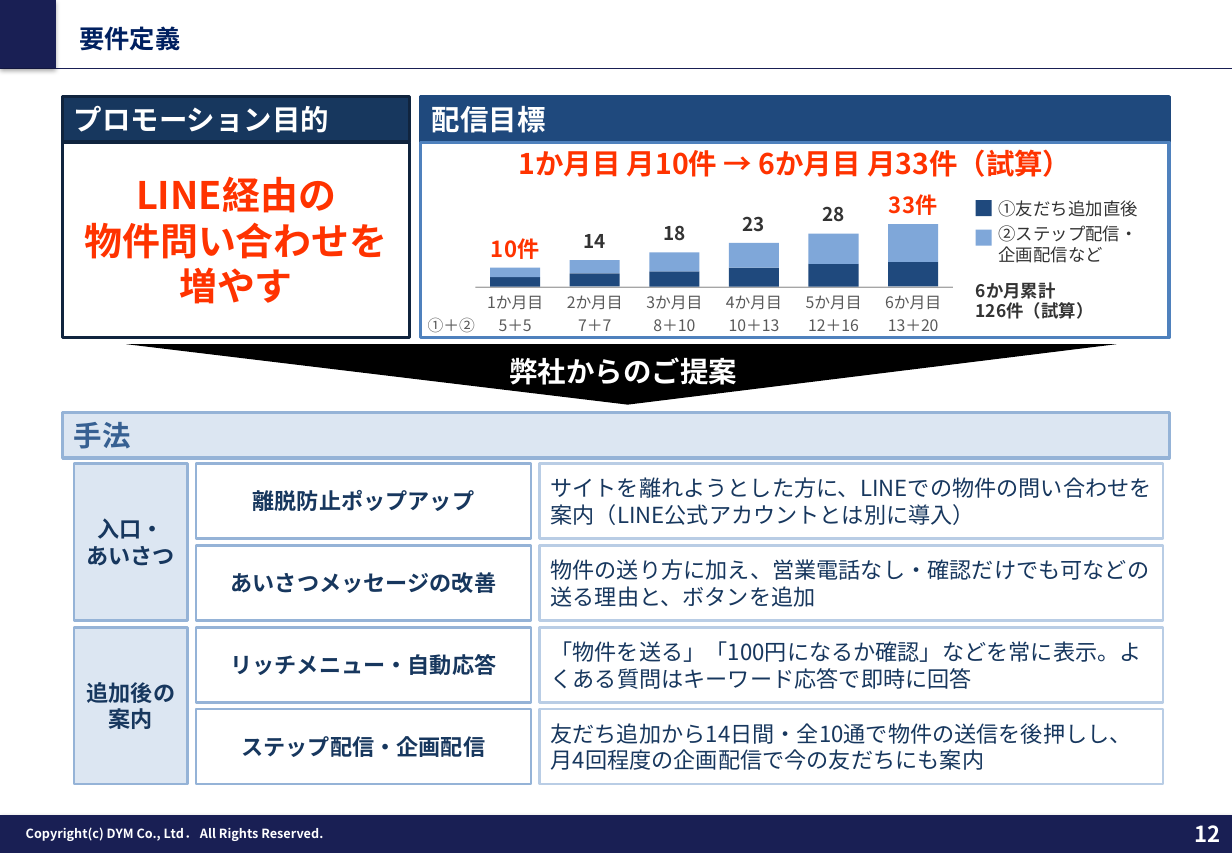
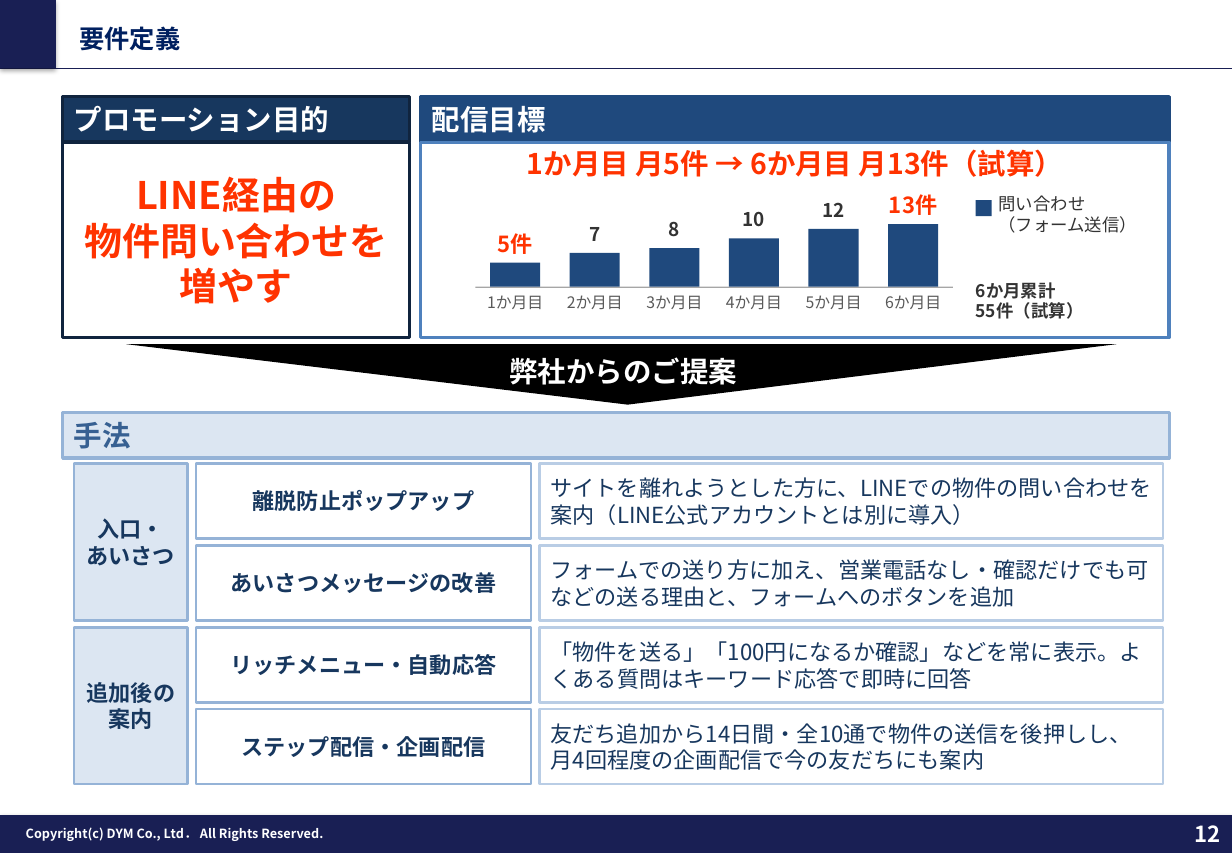
Before and after one commit to tonomura-r-dev/folder, a slide deck: slide 12 of 202610_株式会社あらうち御中_LINE公式アカウント運用のご提案_v9.pptx. Drawn at 1232x853 pixels with LibreOffice and Linux fonts; fonts in the diff are those of the drawing; background and template pictures are left out. Boxes give left, top, right and bottom in pixels: in the first picture for what was removed or moved away, otherwise in the second. Text is boxed around its words. In the diff, an @@ line names an element or a change of style, - is before the commit and + after.

```diff
--- a/202610_株式会社あらうち御中_LINE公式アカウント運用のご提案_v9.pptx
+++ b/202610_株式会社あらうち御中_LINE公式アカウント運用のご提案_v9.pptx
@@ text in rectangle at box(527, 149, 1063, 177): text changed @@
-1か月目 月10件 → 6か月目 月33件（試算）
+1か月目 月5件 → 6か月目 月13件（試算）
@@ text at box(822, 202, 844, 217): text changed; size 10 to 12 pt; text colour #595959 to #333333; bold on @@
-12＋16
+12
@@ text at box(889, 194, 937, 215): text changed @@
-33件
+13件
@@ text added at box(998, 195, 1137, 233), 11 pt, text #333333 @@
+問い合わせ
+（フォーム送信）
@@ text added at box(498, 233, 533, 254), 14 pt, text #FF3300, bold @@
+5件
@@ text at box(589, 227, 600, 241): text changed; size 10 to 12 pt; text colour #595959 to #333333; bold on @@
-7＋7
+7
@@ text at box(669, 221, 680, 237): text changed; size 10 to 12 pt; text colour #595959 to #333333; bold on @@
-8＋10
+8
@@ rectangle: place and size @@
-rectangle at box(650, 272, 700, 287)
+rectangle at box(729, 239, 779, 287)
@@ text at box(743, 211, 765, 227): text changed; size 10 to 12 pt; text colour #595959 to #333333; bold on @@
-10＋13
+10
@@ rectangle: place and size @@
-rectangle at box(809, 264, 859, 287)
+rectangle at box(809, 229, 859, 287)
@@ rectangle: place and size @@
-rectangle at box(729, 267, 779, 287)
+rectangle at box(888, 224, 939, 287)
@@ group removed at box(428, 200, 1137, 333): 10 texts, 7 rectangles @@
-10件
-5＋5
-14
-18
-23
-28
-13＋20
-①＋②
-①友だち追加直後
-②ステップ配信・
-企画配信など
@@ rectangle: place and size @@
-rectangle at box(490, 278, 540, 287)
+rectangle at box(490, 263, 540, 287)
@@ rectangle: place and size @@
-rectangle at box(570, 273, 620, 287)
+rectangle at box(570, 253, 620, 287)
@@ rectangle: place and size @@
-rectangle at box(570, 261, 620, 274)
+rectangle at box(650, 248, 700, 287)
@@ rectangle at box(650, 248, 700, 287): fill #7FA7D9 to #1F497D @@
@@ text at box(976, 302, 1084, 319): text changed @@
-126件（試算）
+55件（試算）
@@ text in rectangle at box(551, 559, 1149, 607): text changed @@
-物件の送り方に加え、営業電話なし・確認だけでも可などの送る理由と、ボタンを追加
+フォームでの送り方に加え、営業電話なし・確認だけでも可などの送る理由と、フォームへのボタンを追加
```
Also in this commit, not shown: 9 other slides changed, 4 other files.
